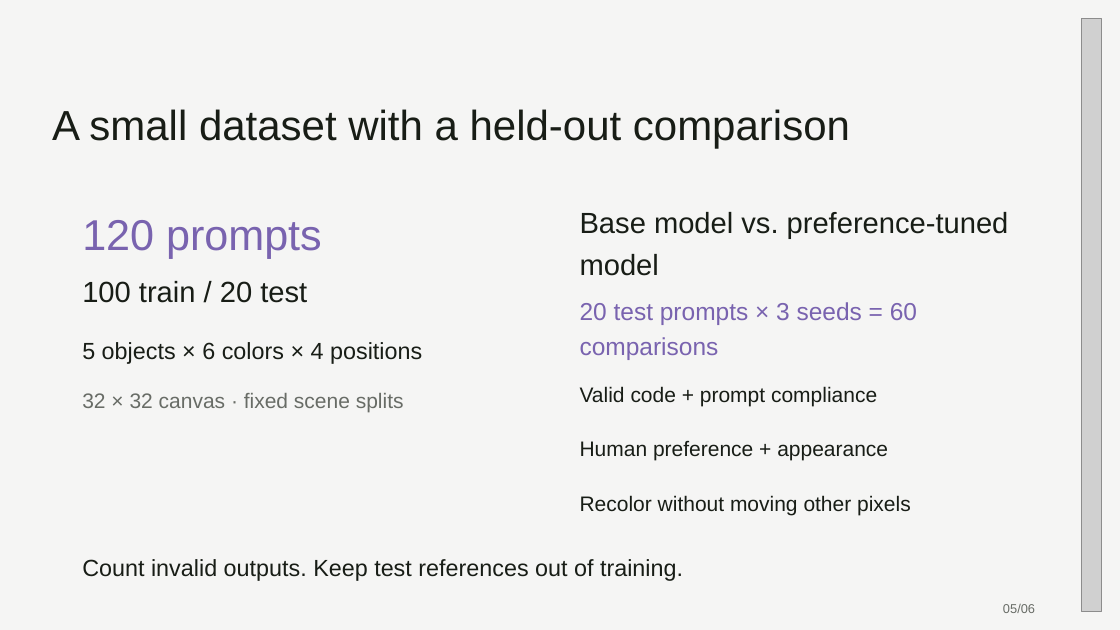
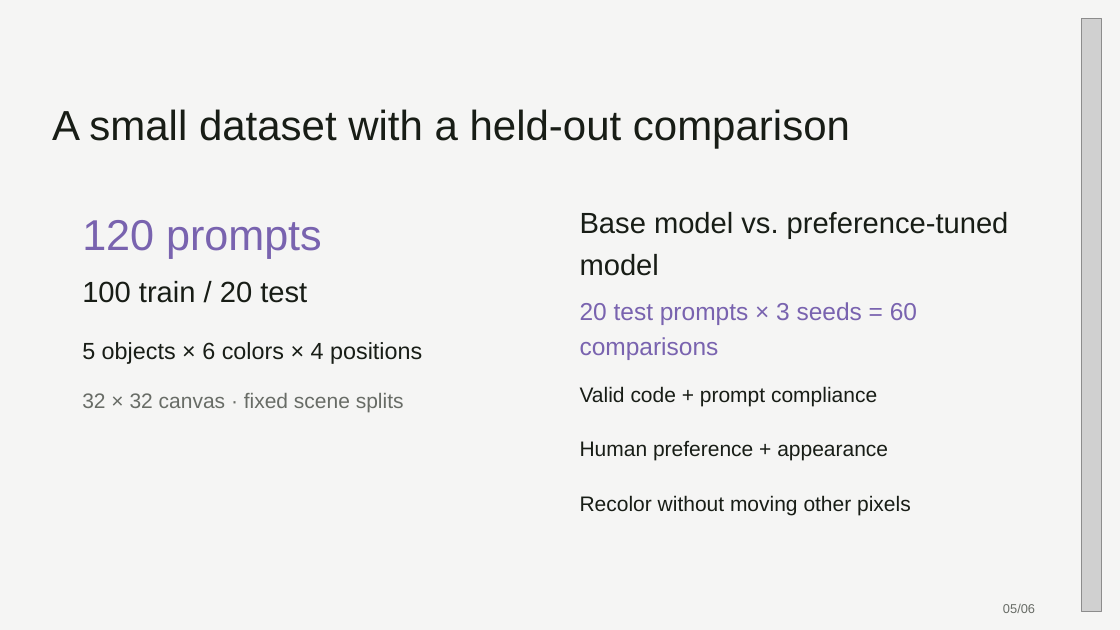
Before and after one commit to 0xABAN/classes, a slide deck: slide 5 of ds-340w/presentation/training-ai-to-pixelate.pptx. Drawn at 1120x630 pixels with LibreOffice and Linux fonts; fonts in the diff are those of the drawing; grey boxes stand for pictures. Boxes give left, top, right and bottom in pixels: in the first picture for what was removed or moved away, otherwise in the second. Text is boxed around its words. In the diff, an @@ line names an element or a change of style, - is before the commit and + after.

```diff
--- a/ds-340w/presentation/training-ai-to-pixelate.pptx
+++ b/ds-340w/presentation/training-ai-to-pixelate.pptx
@@ text removed at box(82, 559, 683, 581) @@
-Count invalid outputs. Keep test references out of training.
```
Also in this commit, not shown: 2 other slides changed, 4 other files.
